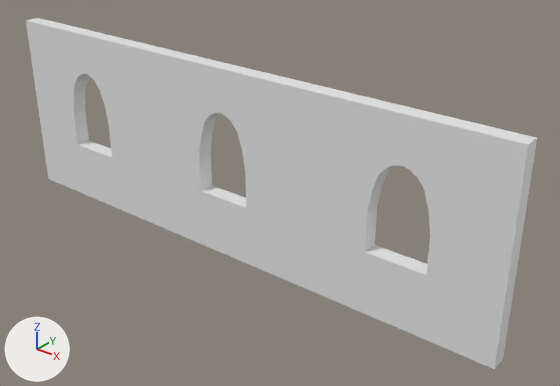
Renders of the FBX model Assets/FBXReadyForImport/UpdatedTiles/WindowWall_9x3.fbx from each side of a commit.
Both versions are drawn from a 50 mm camera at (7.25, -7.93, 6.16) aimed at (0.73, 0.22, 1.11). The axes (+X, +Y, +Z) are drawn at lower left. The lights are the same throughout.

Objects in the first picture: 'WindowWall_9x3'.
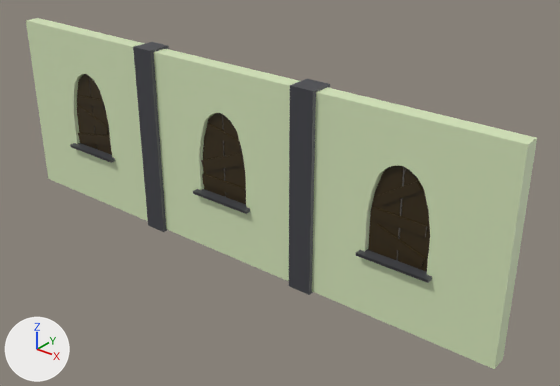
Boxes [x1, y1, x2, y2] around the edits, measured in the pictures (560 x 386 px):
part 1 of me_cube_005, added (brown)
    after: [202, 173, 246, 200]
part 2 of me_cube_005, added (black)
    after: [289, 79, 330, 295]
part 3 of me_cube_005, added (black)
    after: [133, 42, 169, 232]
part 4 of me_cube_005, added (brown)
    after: [70, 74, 432, 283]
part 5 of me_cube_005, recoloured (grey to green)
    both: [26, 18, 537, 369]

What the commit changed:
Material 'WoodenTiles' (mat_woodentiles) is new.
Its base color is (0.0133, 0.0237, 0.0135) (black #1e2b1f).
Material 'Stone' (mat_stone) is new.
Its base color is (0.0559, 0.0574, 0.0668) (dark grey #434449).
Material 'Stucco' (mat_stucco) is new.
Its base color is (0.681, 0.8, 0.5) (green #d7e7bc).
Material 'DarkWood' (mat_darkwood) is new.
Its base color is (0.0374, 0.0223, 0.00412) (brown #36290d).
me_cube_005 is used by ob_windowwall_9x3; location (0.0, 0.0, 0.0).
me_cube_005 had 88 vertices, 51 faces and spanned x -4.5..4.5, y -0.25..0.0, z 0.0..3.0.
me_cube_005 now has 400 vertices, 303 faces and spans x -4.5..4.5, y -0.36..0.11, z -0.03..3.03.
me_cube_005 part 1: a new loose piece, a box spanning x -0.443..0.443, y -0.221..-0.19, z 1.07..1.241, in mat_darkwood (brown #36290d).
me_cube_005 part 2: a new loose piece, a box spanning x 1.31..1.69, y -0.31..0.06, z -0.03..3.03, in mat_stone (dark grey #434449).
me_cube_005 part 3: a new loose piece, a box spanning x -1.69..-1.31, y -0.31..0.06, z -0.03..3.03, in mat_stone (dark grey #434449).
Part 4, on me_cube_005:
200 vertices are added at x -3.54..3.44, y -0.36..0.11, z 0.92..2.32.
60 new vertices lie (0.0, 0.15, 0.0) away from vertices in x -3.44..3.44, y -0.2, z 0.98..2.32.
12 new vertices lie (1.08, 0.0, 0.0) away from vertices in x -3.54..2.46, y -0.36..0.11, z 0.92..0.97.
204 new faces join them, mat_darkwood (brown #36290d).
18 new faces join them, mat_stone (dark grey #434449).
me_cube_005 part 5: 51 faces spanning x -4.5..4.5, y -0.25..0.0, z 0.0..3.0 switch from no material to mat_stucco (green #d7e7bc).
me_cube_005 now uses material mat_darkwood (brown #36290d).
me_cube_005 now uses material mat_stone (dark grey #434449).
me_cube_005 now uses material mat_woodentiles (black #1e2b1f).
